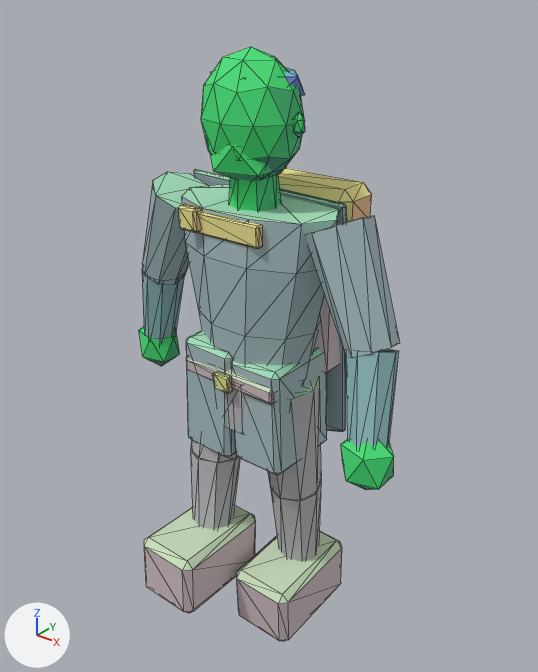
Renders of the glTF model assets/exports/npc/npc_traveller_passing_r_v01.glb from each side of a commit.
One viewpoint serves both versions: a 50 mm camera at (1.44, -1.73, 2.21) aimed at (0.03, 0.04, 1.12). Every picture has the same lights, and +X, +Y and +Z are marked at lower left. The first picture is the older version. Mesh edges are drawn as thin lines. Vertices at exactly the same position are counted once.

The first picture shows 'GEO_npc_traveller_passing_r_v01'.
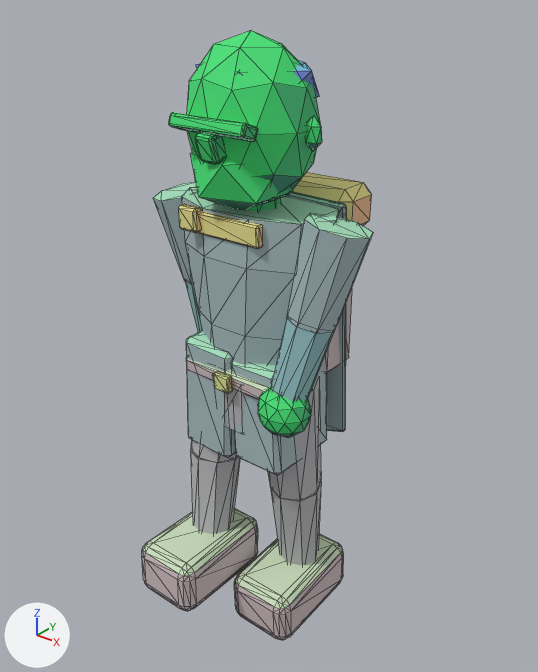
Pixel boxes (x1, y1, x2, y2) of what changed, in the pictures (538 x 672 px; the box of a moved part takes in the faces that stretch with it):
'GEO_npc_traveller_passing_r_v01', reshaped (11% narrower)
    before: (139, 47, 399, 641)
    after: (142, 30, 373, 640)
part 1 of me_geo_npc_traveller_passing_r_v01, added
    after: (153, 182, 198, 285)
part 2 of me_geo_npc_traveller_passing_r_v01, moved or reshaped
    before: (142, 268, 184, 343)
    after: (185, 282, 202, 332)
part 3 of me_geo_npc_traveller_passing_r_v01, added
    after: (286, 213, 373, 334)
part 4 of me_geo_npc_traveller_passing_r_v01, moved or reshaped
    before: (346, 349, 399, 448)
    after: (271, 319, 334, 401)
part 5 of me_geo_npc_traveller_passing_r_v01, added (green)
    after: (258, 387, 311, 438)
part 6 of me_geo_npc_traveller_passing_r_v01, added (green)
    after: (186, 30, 321, 204)
part 7 of me_geo_npc_traveller_passing_r_v01, added (green)
    after: (190, 152, 293, 210)
part 8 of me_geo_npc_traveller_passing_r_v01, added (green)
    after: (305, 115, 322, 151)
part 9 of me_geo_npc_traveller_passing_r_v01, added
    after: (196, 60, 319, 97)
part 10 of me_geo_npc_traveller_passing_r_v01, rebuilt
    before: (144, 506, 256, 613)
    after: (142, 508, 258, 611)
part 11 of me_geo_npc_traveller_passing_r_v01, rebuilt
    before: (236, 531, 342, 641)
    after: (234, 534, 344, 640)
part 12 of me_geo_npc_traveller_passing_r_v01, added (green)
    after: (169, 112, 258, 141)
part 13 of me_geo_npc_traveller_passing_r_v01, added (green)
    after: (195, 132, 225, 164)
part 14 of me_geo_npc_traveller_passing_r_v01, deleted
    before: (139, 67, 399, 490)
part 15 of me_geo_npc_traveller_passing_r_v01, built on (mostly hidden afterwards)
    before: (201, 47, 305, 211)
    after: (247, 198, 281, 211)

Edits to the bpy script that builds the scene:
```text
Change me_geo_npc_traveller_passing_r_v01:
    remove me_geo_npc_traveller_passing_r_v01.from_pydata(...)  # 586 vertices, 1056 faces; spans x -0.62..0.62, y -0.38..0.31, z -0.01..2.03
    add me_geo_npc_traveller_passing_r_v01.from_pydata(...)  # 902 vertices, 1680 faces; spans x -0.41..0.41, y -0.39..0.31, z 0.0..2.07
    me_geo_npc_traveller_passing_r_v01 part 1: the loose piece of 16 vertices spanning x -0.24..-0.01, y -0.16..0.11, z 0.63..1.02 is copied, and the copy is multiplied about its middle by the matrix ((0.838, -0.048, -0.181), (-0.011, 0.816, -0.267), (0.187, 0.263, 0.796)), then moved by (-0.15, 0.05, 0.6); it spans x -0.41..-0.18, y -0.1..0.12, z 1.25..1.59
    me_geo_npc_traveller_passing_r_v01 part 2: the loose piece of 16 vertices spanning x -0.59..-0.39, y -0.04..0.11, z 0.91..1.26 is multiplied about its middle by the matrix ((0.891, -0.002, -0.286), (-0.004, 0.936, -0.019), (0.286, 0.019, 0.891)), then moved by (0.26, 0.01, 0.04)
    me_geo_npc_traveller_passing_r_v01 part 3: the loose piece of 16 vertices spanning x -0.24..-0.01, y -0.16..0.11, z 0.63..1.02 is copied, and the copy is multiplied about its middle by the matrix ((0.852, 0.006, 0.118), (-0.001, 0.859, -0.034), (-0.118, 0.033, 0.851)), then moved by (0.42, 0.01, 0.6); it spans x 0.18..0.41, y -0.12..0.1, z 1.25..1.59
    me_geo_npc_traveller_passing_r_v01 part 4: the loose piece of 16 vertices spanning x 0.39..0.59, y -0.2..0.03, z 0.92..1.27 is turned 19 degrees about the y axis through its middle and scaled by 0.929, then moved by (-0.26, 0.0, 0.04)
    me_geo_npc_traveller_passing_r_v01 part 5: a new loose piece, an icosphere of 80 faces spanning x 0.14..0.31, y -0.22..-0.05, z 0.9..1.08, in mat_mat_npc_indexed
    me_geo_npc_traveller_passing_r_v01 part 6: a new loose piece, an icosphere of 80 faces spanning x -0.21..0.21, y -0.19..0.17, z 1.58..2.07, in mat_mat_npc_indexed
    me_geo_npc_traveller_passing_r_v01 part 7: a new loose piece, an icosphere of 20 faces spanning x -0.16..0.16, y -0.2..0.08, z 1.57..1.81, in mat_mat_npc_indexed
    me_geo_npc_traveller_passing_r_v01 part 8: a new loose piece, an icosphere of 20 faces spanning x 0.187..0.242, y -0.025..0.017, z 1.768..1.867, in mat_mat_npc_indexed
    me_geo_npc_traveller_passing_r_v01 part 9: a new loose piece, an icosphere of 20 faces spanning x -0.19..0.19, y -0.14..0.17, z 1.85..2.03, in mat_mat_npc_indexed
    me_geo_npc_traveller_passing_r_v01 part 10: the loose piece of 24 vertices spanning x -0.25..-0.01, y -0.38..0.03, z 0.12..0.38 is rebuilt with 96 vertices and now spans x -0.26..0.0, y -0.39..0.04, z 0.14..0.35
    me_geo_npc_traveller_passing_r_v01 part 11: the loose piece of 24 vertices spanning x 0.01..0.25, y -0.17..0.24, z -0.01..0.24 is rebuilt with 96 vertices and now spans x 0.0..0.26, y -0.18..0.25, z 0.0..0.22
    me_geo_npc_traveller_passing_r_v01 part 12: a new loose piece of 56 vertices spanning x -0.14..0.14, y -0.22..-0.15, z 1.81..1.86, in mat_mat_npc_indexed
    me_geo_npc_traveller_passing_r_v01 part 13: a new loose piece of 56 vertices spanning x -0.03..0.03, y -0.22..-0.15, z 1.74..1.83, in mat_mat_npc_indexed
    me_geo_npc_traveller_passing_r_v01 part 14: 8 loose pieces with 104 vertices, spanning x -0.62..0.62, y -0.21..0.13, z 0.81..2.0, are deleted
    me_geo_npc_traveller_passing_r_v01 part 15: 8 vertices moved from x -0.07..0.07, y -0.07..0.07, z 1.7 to x -0.07..0.07, y -0.07..0.07, z 1.66; 42 vertices removed from x -0.16..0.16, y -0.15..0.13, z 1.65..2.03
    other edits to the shape of me_geo_npc_traveller_passing_r_v01 do not show in these pictures
```
